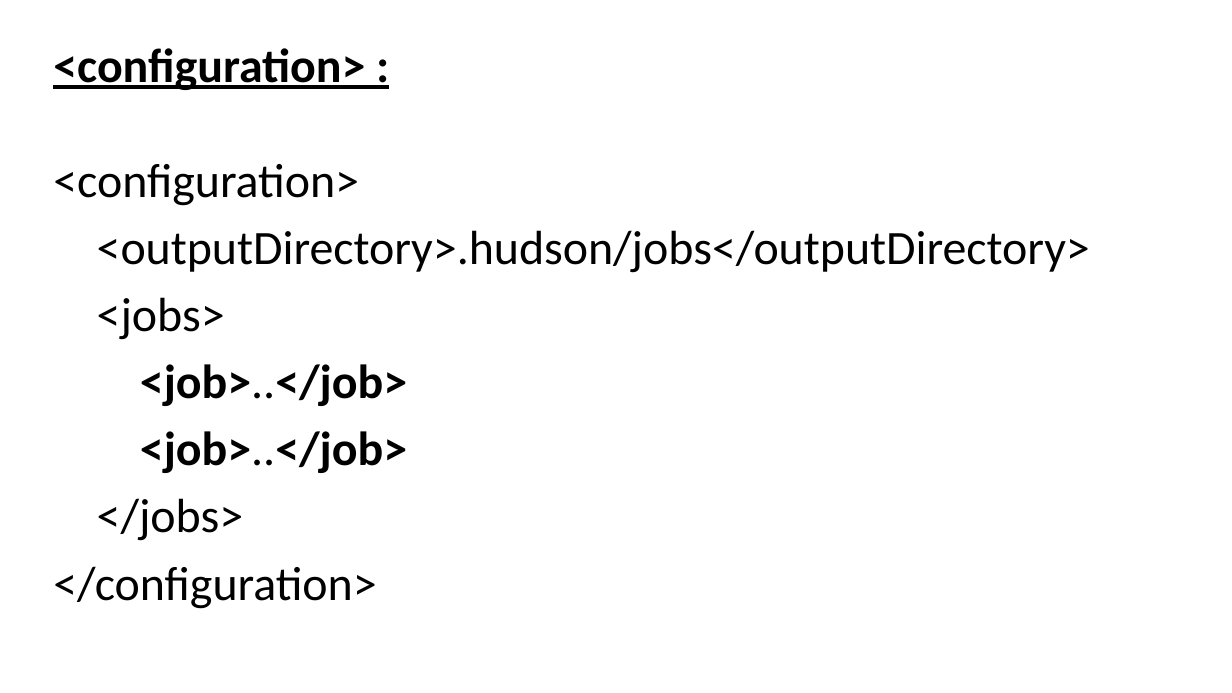
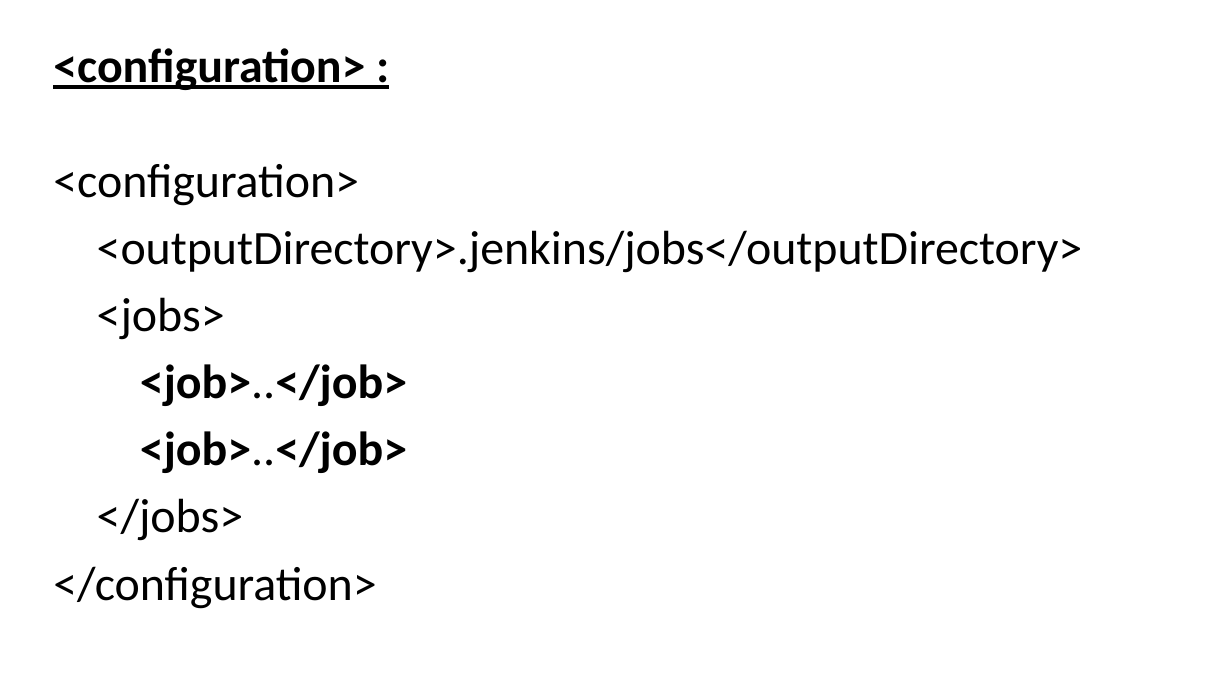
Before and after one commit to evgeny-goldin/maven-plugins, a slide deck: slide 58 of maven-plugins.pptx. Drawn at 1232x693 pixels with LibreOffice and Linux fonts; fonts in the diff are those of the drawing; background and template pictures are left out. Boxes give left, top, right and bottom in pixels: in the first picture for what was removed or moved away, otherwise in the second. Text is boxed around its words. In the diff, an @@ line names an element or a change of style, - is before the commit and + after.

Commit message:
Presentation update: Hudson => Jenkins

```diff
--- a/maven-plugins.pptx
+++ b/maven-plugins.pptx
@@ text at (97, 230, 1083, 273): text changed @@
-<outputDirectory>.hudson/jobs</outputDirectory>
+<outputDirectory>.jenkins/jobs</outputDirectory>
```
Also in this commit, not shown: 5 other slides changed.
